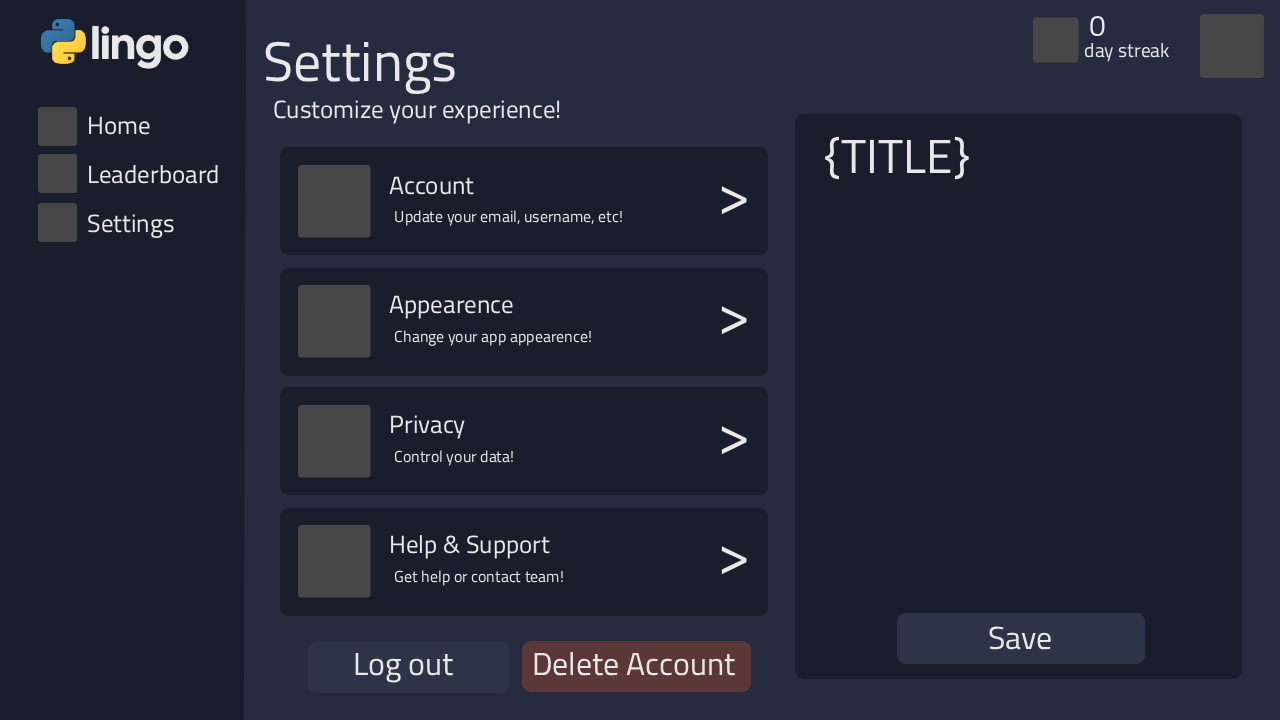
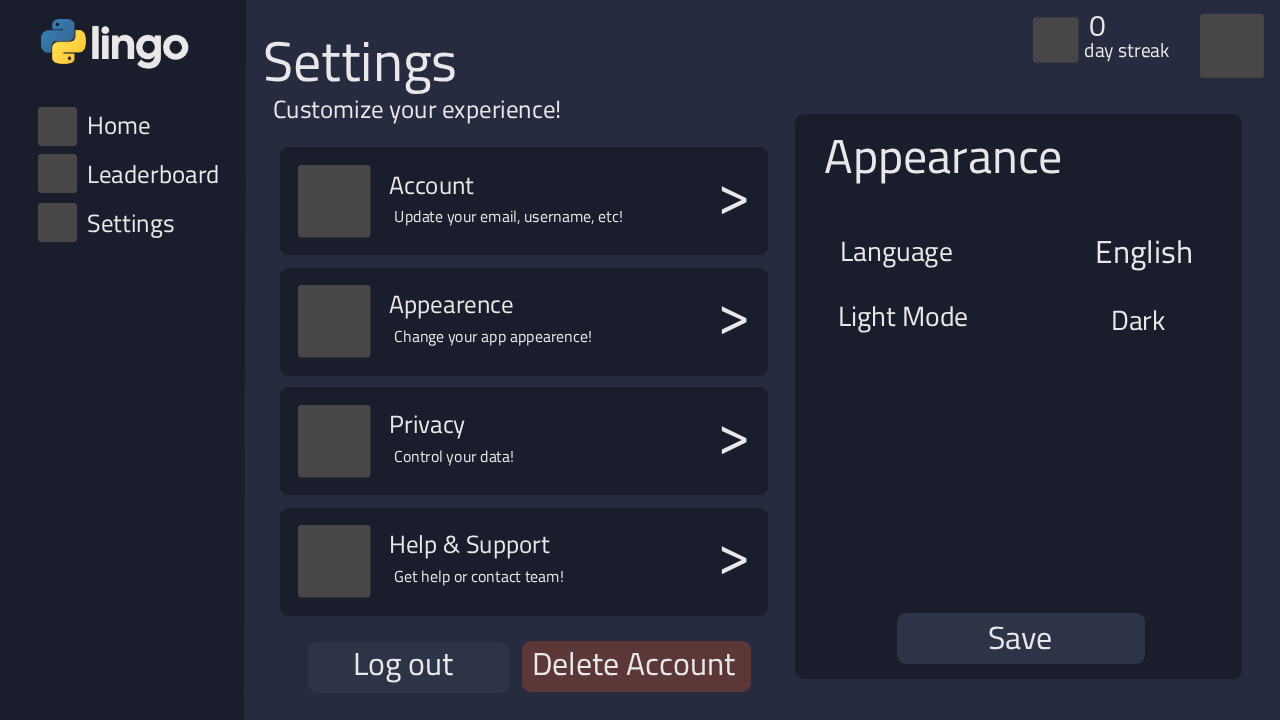
Revision of a layered 1280 x 720 image; what changed, layer by layer:
added layer "English" above "Dark" over 1097, 240, 1191, 271
added layer "Dark" above "Light Mode" over 1113, 310, 1165, 331
added layer "Light Mode" above "Language" over 840, 306, 967, 333
added layer "Language" above "Appearance" over 842, 241, 952, 268
renamed "{TITLE}" to "Appearance", painted on it over 825, 136, 1061, 184
